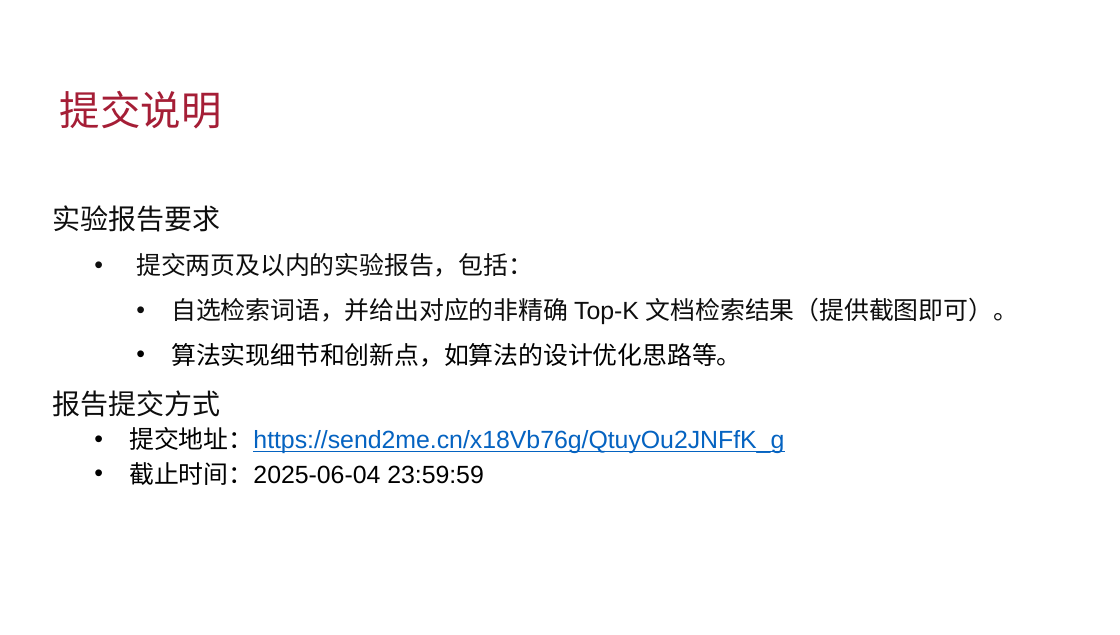
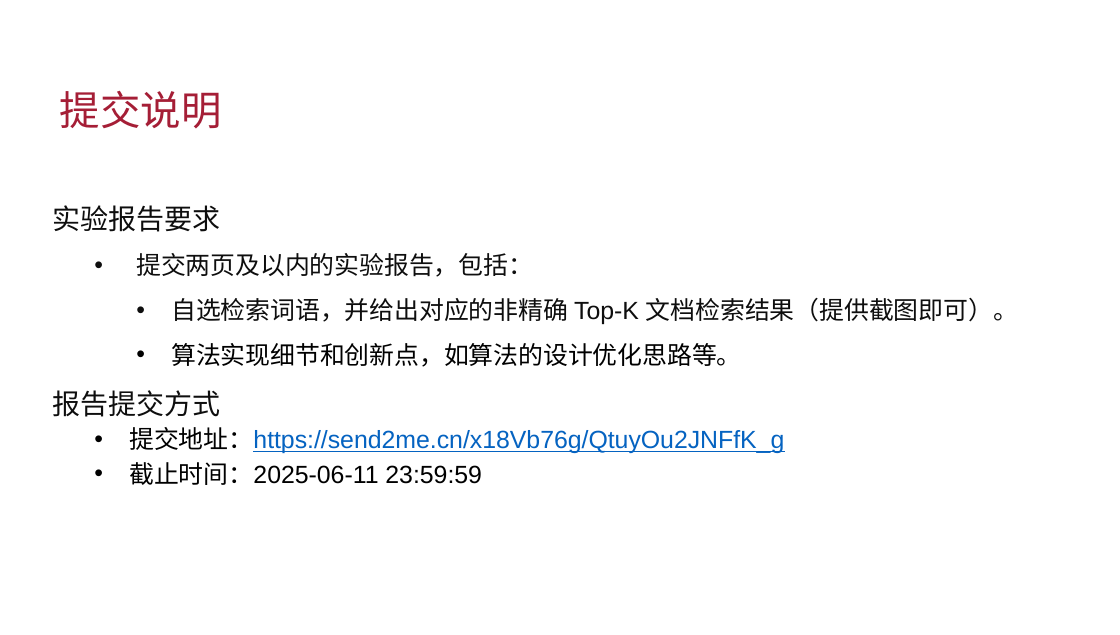
Before and after one commit to xuhuahuang813/2025spring-dase-nlp, a slide deck: slide 5 of lab6/lab6.pptx. Drawn at 1120x635 pixels with LibreOffice and Linux fonts; fonts in the diff are those of the drawing. Boxes give left, top, right and bottom in pixels: in the first picture for what was removed or moved away, otherwise in the second. Text is boxed around its words. In the diff, an @@ line names an element or a change of style, - is before the commit and + after.

```diff
--- a/lab6/lab6.pptx
+++ b/lab6/lab6.pptx
@@ text at [129, 462, 482, 485]: text changed @@
-  • 截止时间：2025-06-04 23:59:59
+  • 截止时间：2025-06-11 23:59:59
```
Also in this commit, not shown: 1 other slide changed, 1 slide removed.
